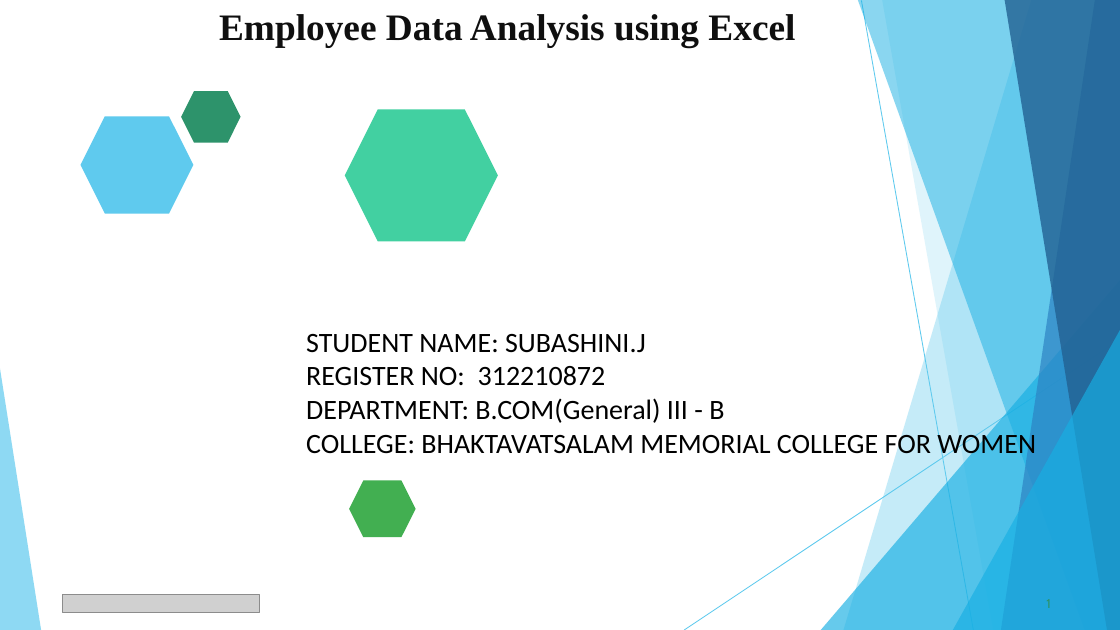
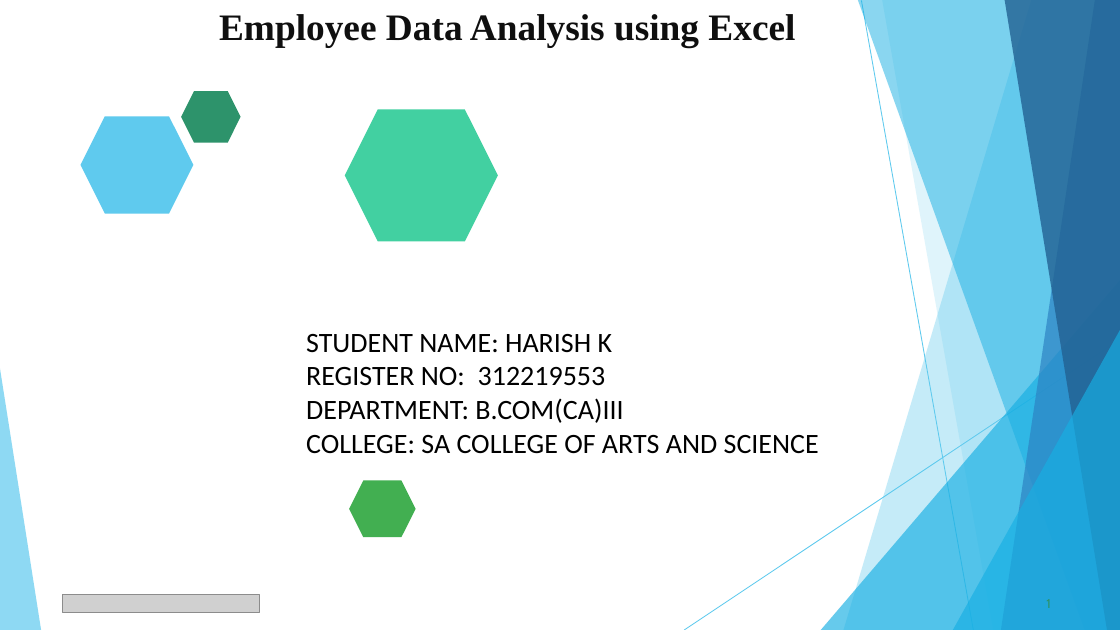
Before and after one commit to Haeishdidthat/Harishdidit, a slide deck: slide 1 of employee data analysis.pptx. Drawn at 1120x630 pixels with LibreOffice and Linux fonts; fonts in the diff are those of the drawing; grey boxes stand for pictures. Boxes give left, top, right and bottom in pixels: in the first picture for what was removed or moved away, otherwise in the second. Text is boxed around its words. In the diff, an @@ line names an element or a change of style, - is before the commit and + after.

```diff
--- a/employee data analysis.pptx
+++ b/employee data analysis.pptx
@@ text at box(306, 334, 819, 454): text changed @@
-STUDENT NAME: SUBASHINI.J
-REGISTER NO: 312210872
-DEPARTMENT: B.COM(General) III - B
-COLLEGE: BHAKTAVATSALAM MEMORIAL COLLEGE FOR WOMEN
+STUDENT NAME: HARISH K
+REGISTER NO: 312219553
+DEPARTMENT: B.COM(CA)III
+COLLEGE: SA COLLEGE OF ARTS AND SCIENCE
```
